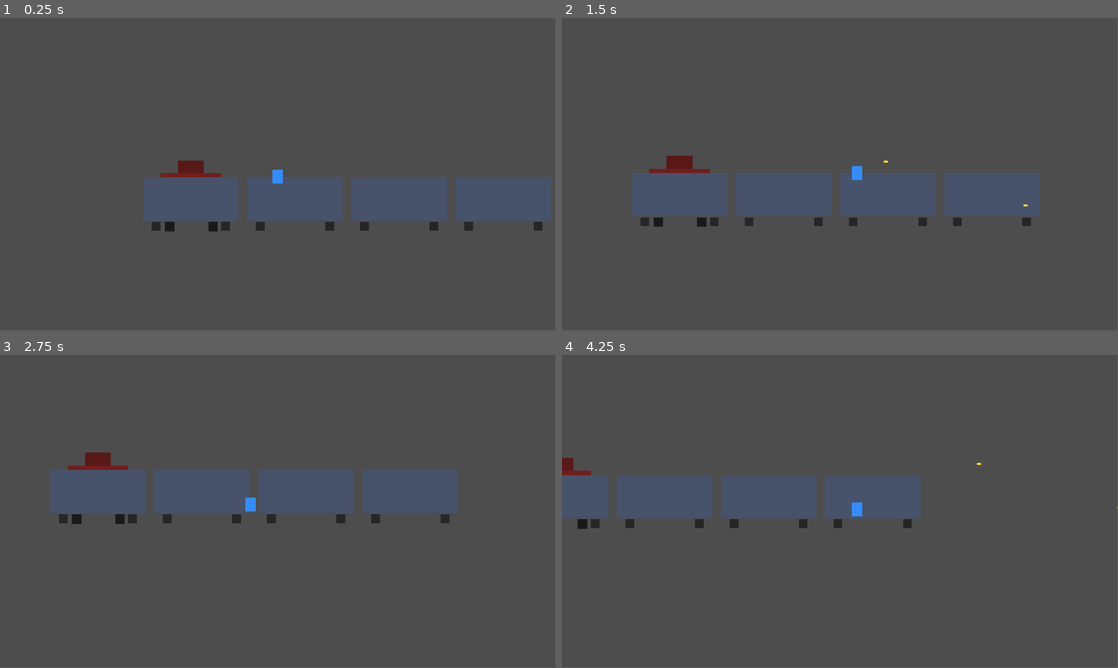
Above: before the commit, frames 1-4 (two rows, left to right).
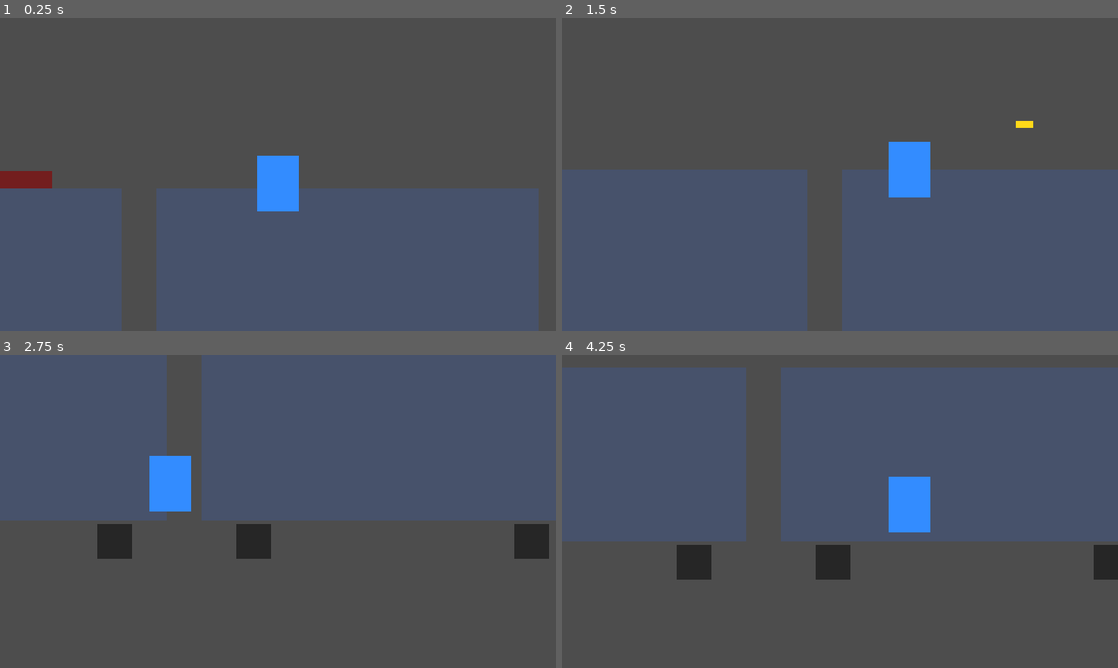
Above: after the commit, the same moments.

Repository: DikiePercy/hackathon-gamejam
Game: Godot game, scene res://scenes/main/main.tscn
Same seed, same stepped clock (60 frames per second), same inputs: the game is played once before the commit and once after it.
Inputs:
- Up to frame 1 (0.25 s): no input
- Up to frame 2 (1.5 s): hold Right (ui_right) from 0.53 s (still down); tap Z (shoot) at 0.6, 1.35 s; tap Space (jump) at 0.77 s
- Up to frame 3 (2.75 s): tap Space (jump) at 1.52 s; release Right (ui_right) at 2.03 s; hold Left (ui_left) from 2.03 s (still down); tap Z (shoot) at 2.1 s
- Up to frame 4 (4.25 s): release Left (ui_left) at 2.78 s; hold Right (ui_right) from 2.78 s (still down); tap Z (shoot) at 2.85, 3.6 s; tap Space (jump) at 3.02, 3.77 s
In our replay, the window is 799x449 before the commit and 800x450 after it. These sizes can differ from the game's own. Grey fills any space a smaller window leaves; there, only what the larger window draws over its background counts as a difference.

The runs differ from the first frame. In frame 1, 39% of the frame differs, in the area x 0-100%, y 0-100%; in frame 2, 42%; in frame 3, 45%; in frame 4, 48%, in the area x 0-100%, y 4-72%.

Commit message:
feat: pixel art scaling 480x270 rendered in 1920x1080 window
Agent-Logs-Url: https://github.com/DikiePercy/hackathon-gamejam/sessions/5658a476-d6a7-4b01-b5e0-cc1289b9d2cf

Co-authored-by: ReBuss666 <234633516+ReBuss666@users.noreply.github.com>

Diff:
--- a/project.godot
+++ b/project.godot
@@ -17,8 +17,17 @@
 
 [display]
 
-window/size/viewport_width=1920
-window/size/viewport_height=1080
+window/size/viewport_width=480
+window/size/viewport_height=270
+window/size/window_width_override=1920
+window/size/window_height_override=1080
+window/stretch/mode="viewport"
+window/stretch/aspect="keep"
+
+[rendering]
+
+textures/canvas_textures/default_texture_filter=0
+rendering_device/driver.windows="d3d12"
 
 [input]
 
@@ -36,7 +45,3 @@
 [physics]
 
 3d/physics_engine="Jolt Physics"
-
-[rendering]
-
-rendering_device/driver.windows="d3d12"
